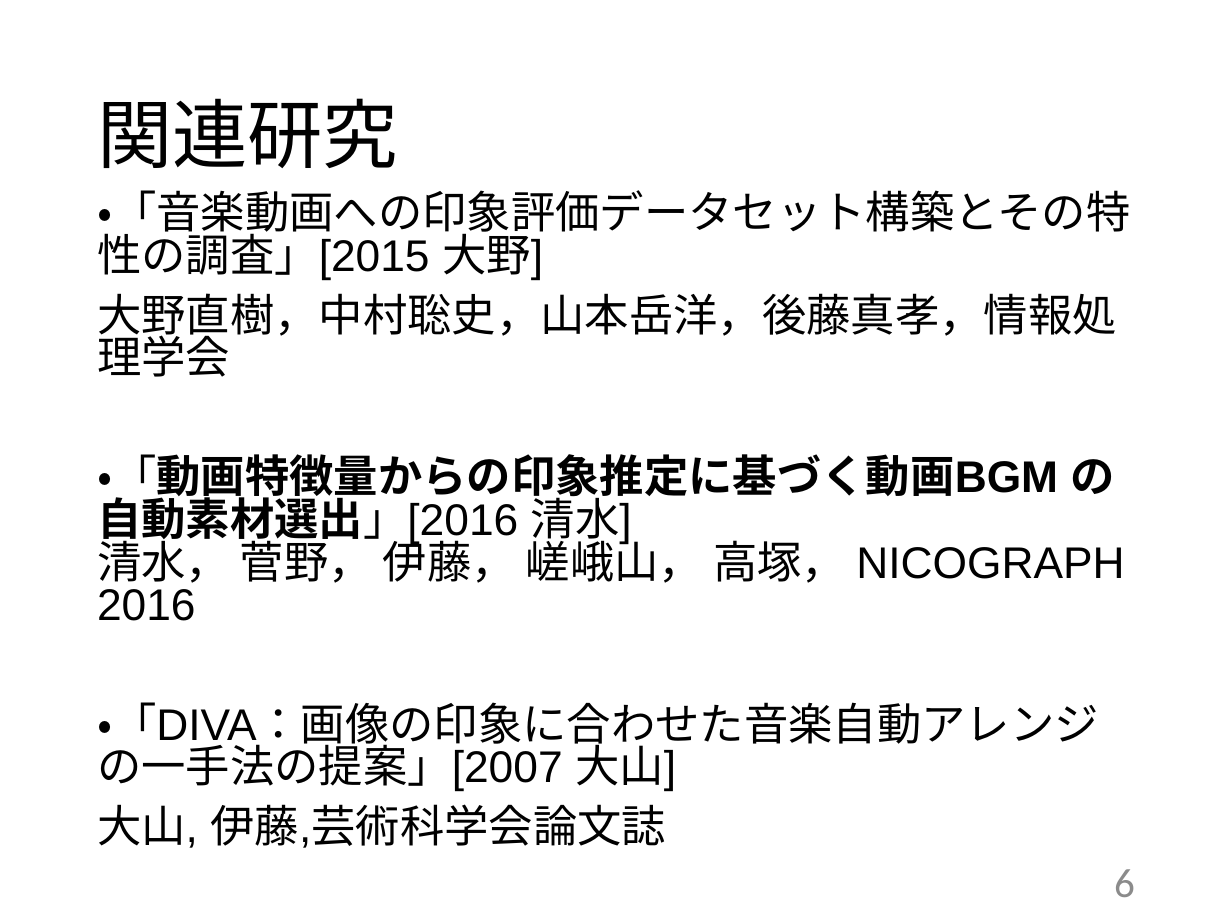
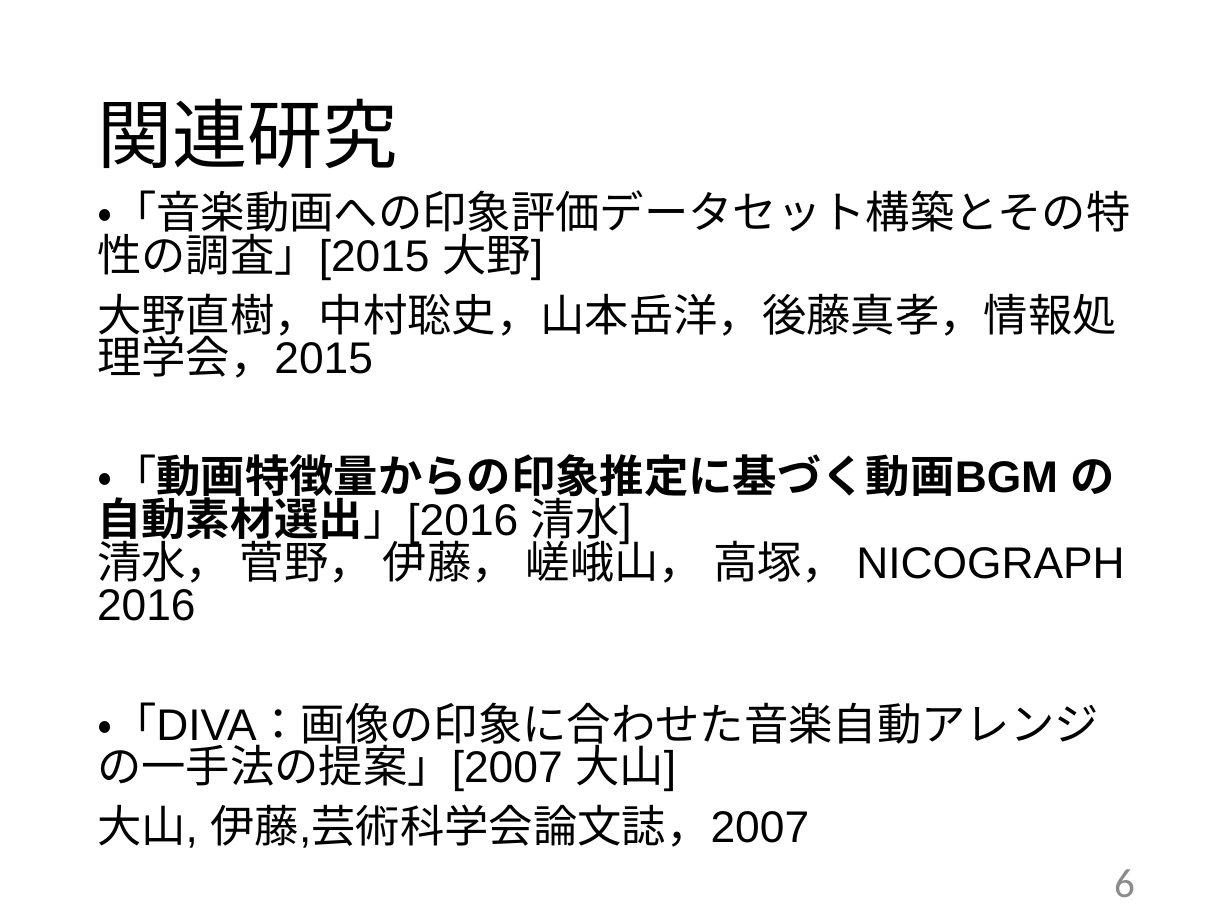
Before and after one commit to kait-takanolab/1821144-yoshii-thesis, a slide deck: slide 6 of 学部_中間発表_1821144.pptx. Drawn at 1232x924 pixels with LibreOffice and Linux fonts; fonts in the diff are those of the drawing. Boxes give left, top, right and bottom in pixels: in the first picture for what was removed or moved away, otherwise in the second. Text is boxed around its words. In the diff, an @@ line names an element or a change of style, - is before the commit and + after.

```diff
--- a/学部_中間発表_1821144.pptx
+++ b/学部_中間発表_1821144.pptx
@@ text at [97, 293, 1117, 378]: text changed @@
-大野直樹，中村聡史，山本岳洋，後藤真孝，情報処理学会
+大野直樹，中村聡史，山本岳洋，後藤真孝，情報処理学会，2015
@@ text at [97, 804, 809, 848]: text changed @@
-大山, 伊藤,芸術科学会論文誌
+大山, 伊藤,芸術科学会論文誌，2007
```
Also in this commit, not shown: 1 other slide changed.
